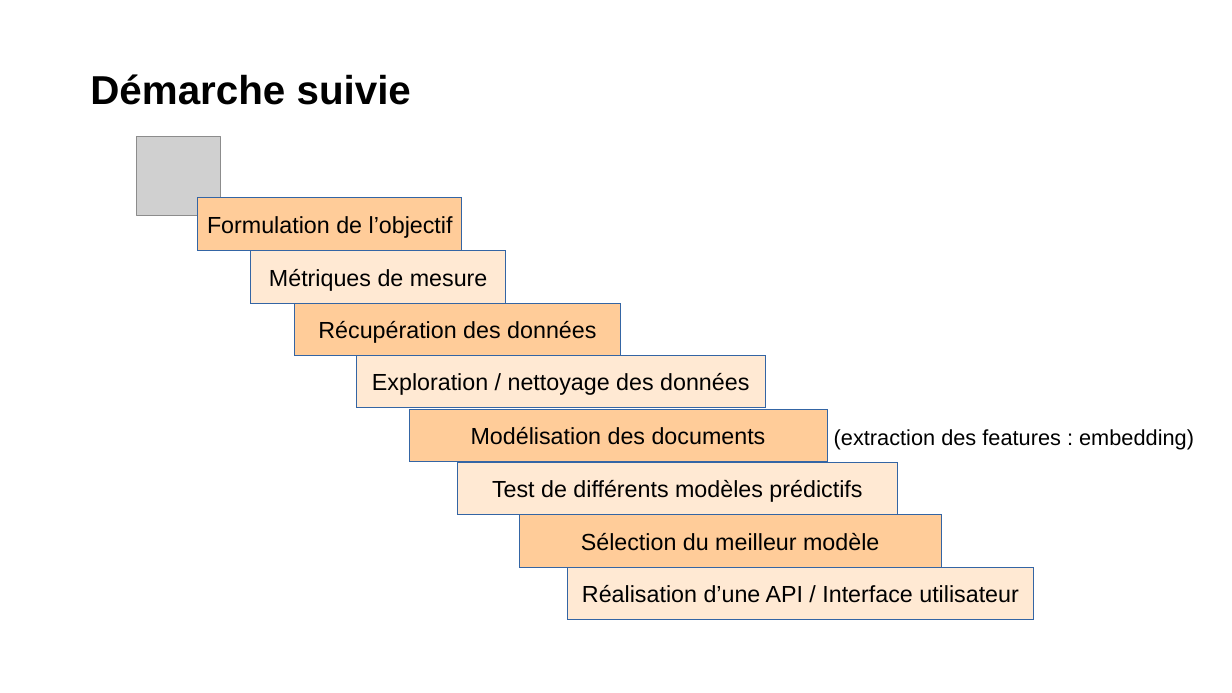
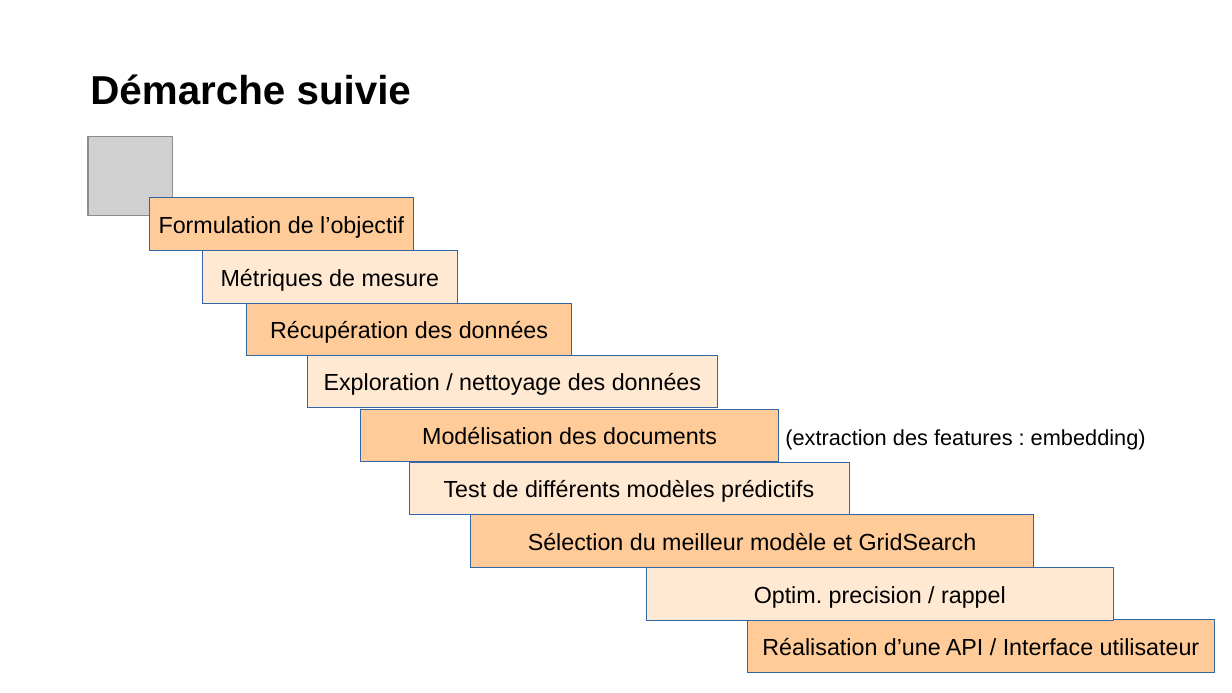
Before and after one commit to Severac/openclassrooms, a slide deck: slide 4 of PJ6/Presentation/PJ6_Presentation.odp. Drawn at 1232x693 pixels with LibreOffice and Linux fonts; fonts in the diff are those of the drawing; grey boxes stand for pictures. Boxes give left, top, right and bottom in pixels: in the first picture for what was removed or moved away, otherwise in the second. Text is boxed around its words. In the diff, an @@ line names an element or a change of style, - is before the commit and + after.

```diff
--- a/PJ6/Presentation/PJ6_Presentation.odp
+++ b/PJ6/Presentation/PJ6_Presentation.odp
@@ 6 rectangles, 1 picture, 1 text: place and size @@
-6 rectangles, 1 picture, 1 text at <box>136,136,1194,515</box>
+6 rectangles, 1 picture, 1 text at <box>88,136,1146,515</box>
@@ rectangle "Sélection du meilleur modèle et ...": place and size @@
-rectangle "Sélection du meilleur modèle et ..." at <box>520,515,942,568</box>
+rectangle "Sélection du meilleur modèle et ..." at <box>471,515,1034,568</box>
@@ text in rectangle at <box>528,533,977,551</box>: text changed @@
-Sélection du meilleur modèle
+Sélection du meilleur modèle et GridSearch
@@ rectangle added at <box>647,568,1113,620</box>, fill #FFE9D3, outline #3465A4 0 pt, 15 pt, text #000000 @@
+Optim. precision / rappel
@@ rectangle "Réalisation d’une API / Interface ...": place and size @@
-rectangle "Réalisation d’une API / Interface ..." at <box>568,567,1034,619</box>
+rectangle "Réalisation d’une API / Interface ..." at <box>748,620,1214,673</box>
@@ rectangle "Réalisation d’une API / Interface ..." at <box>748,620,1214,673</box>: fill #FFE9D3 to #FFCC99 @@
```
Also in this commit, not shown: 10 other slides changed, 3 slides added, 6 other files.
